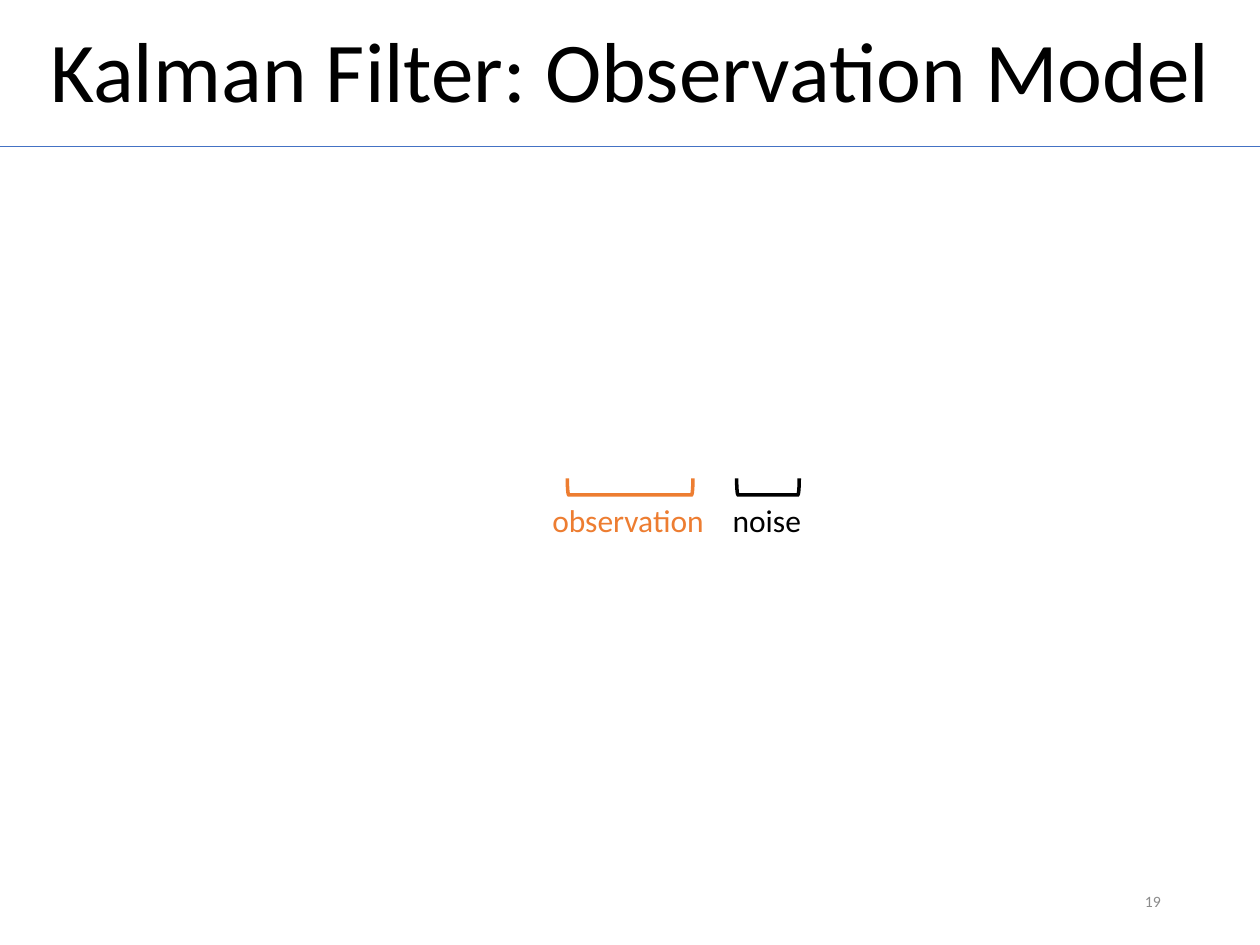
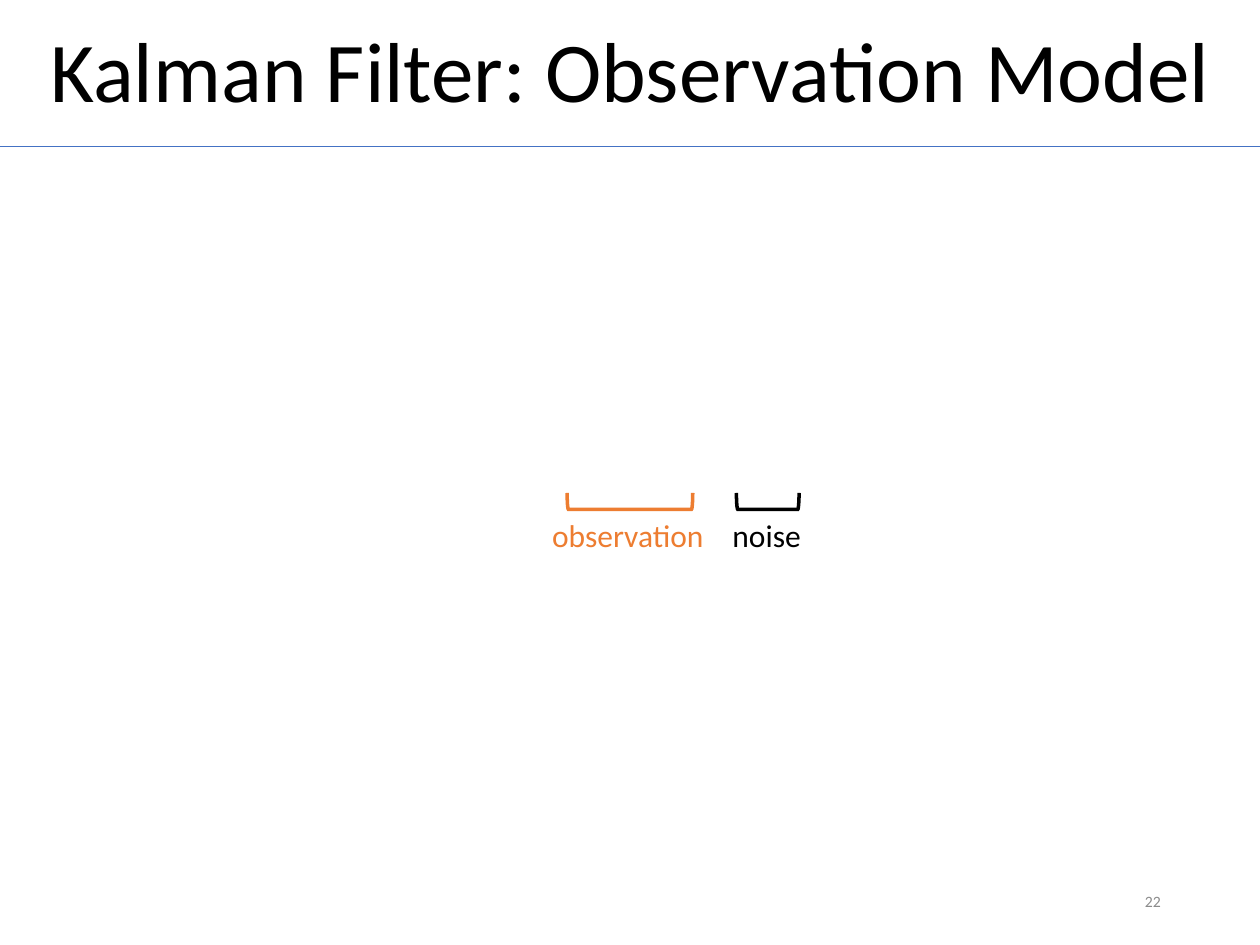
Before and after one commit to MichiHo/flocking, a slide deck: slide 22 of vortrag/ba_seminar_presentation.pptx (slide 19 before the commit). Drawn at 1260x945 pixels with LibreOffice and Linux fonts; fonts in the diff are those of the drawing; grey boxes stand for pictures. Boxes give left, top, right and bottom in pixels: in the first picture for what was removed or moved away, otherwise in the second. Text is boxed around its words. In the diff, an @@ line names an element or a change of style, - is before the commit and + after.

```diff
--- a/vortrag/ba_seminar_presentation.pptx
+++ b/vortrag/ba_seminar_presentation.pptx
@@ 2 texts, 2 left brackets: place and size @@
-2 texts, 2 left brackets at <box>552,478,801,533</box>
+2 texts, 2 left brackets at <box>552,493,800,548</box>
@@ page number at <box>1145,897,1161,907</box>: text changed @@
-19
+22
```
Also in this commit, not shown: 6 other slides changed, 3 slides added, 1 other file.
